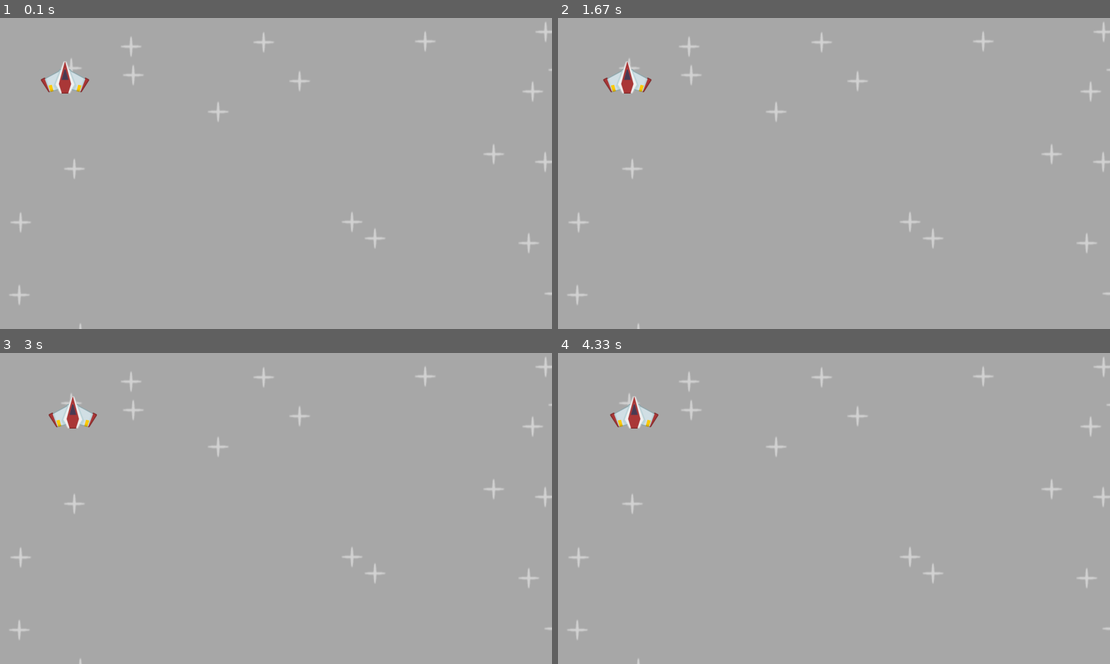
Above: before the commit, frames 1-4 (two rows, left to right).
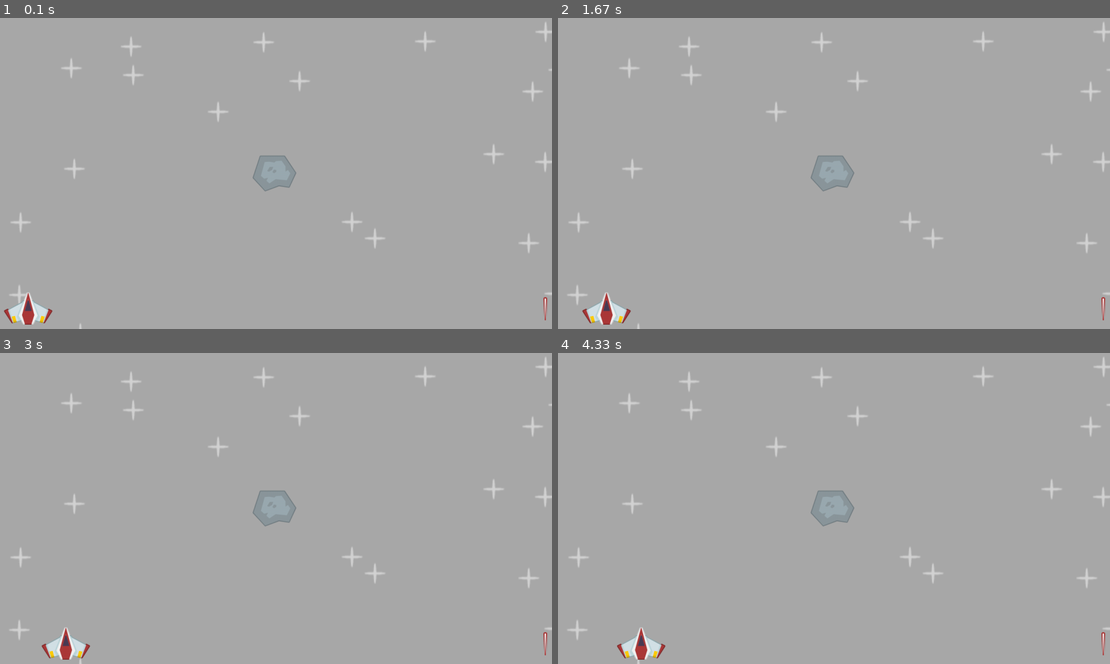
Above: after the commit, the same moments.

Repository: StefMcCuistion/PyGame-Practice-Exercises
Game: pygame game, started from src/space_shooter/code/main.py
Same seed, same stepped clock (60 frames per second), same inputs: the game is played once before the commit and once after it.
Inputs:
- Up to frame 1 (0.1 s): no input
- Up to frame 2 (1.67 s): no input
- Up to frame 3 (3 s): no input
- Up to frame 4 (4.33 s): no input

The runs differ from the first frame. In frame 1, 1.4% of the frame differs, in the area x 0-100%, y 14-99%; in frame 2, 1.4%; in frame 3, 1.4%; in frame 4, 1.4%.

Commit message:
Made spaceship bounce between left and right bounds. Added lazer and meteor graphic

Diff:
--- a/src/space_shooter/code/main.py
+++ b/src/space_shooter/code/main.py
@@ -16,6 +16,14 @@
     x = 100
     path = join('..', 'images', 'player.png')
     player_surf = OwO.image.load(path).convert_alpha()
+    player_rect = player_surf.get_frect(bottomleft = (10, H - 10))
+    player_dir = 1
+
+    meteor_surf = OwO.image.load(join('..', 'images', 'meteor.png')).convert_alpha()
+    meteor_rect = meteor_surf.get_frect(center = (W / 2, H / 2))
+
+    lazer_surf = OwO.image.load(join('..', 'images', 'laser.png')).convert_alpha()
+    lazer_rect = lazer_surf.get_frect(bottomleft = (W - 20, H - 20))
 
     star_surf = OwO.image.load(join('..', 'images', 'star.png')).convert_alpha()
     star_positions = [(randint(0, W), randint(0, H)) for i in range(20)]
@@ -28,11 +36,19 @@
 
         # Draw the game
         # Fill window with red
-        x += 0.1
         display.fill('darkgray')
         for pos in star_positions:
             display.blit(star_surf, pos)
-        display.blit(player_surf, (x, 100))
+
+        display.blit(lazer_surf, lazer_rect)
+
+        if player_rect.right == W or player_rect.left == 0:
+            player_dir = -player_dir
+        player_rect.left += .5*player_dir
+        display.blit(player_surf, player_rect)
+
+        display.blit(meteor_surf, meteor_rect)
+
         OwO.display.flip()
     OwO.quit()
 
